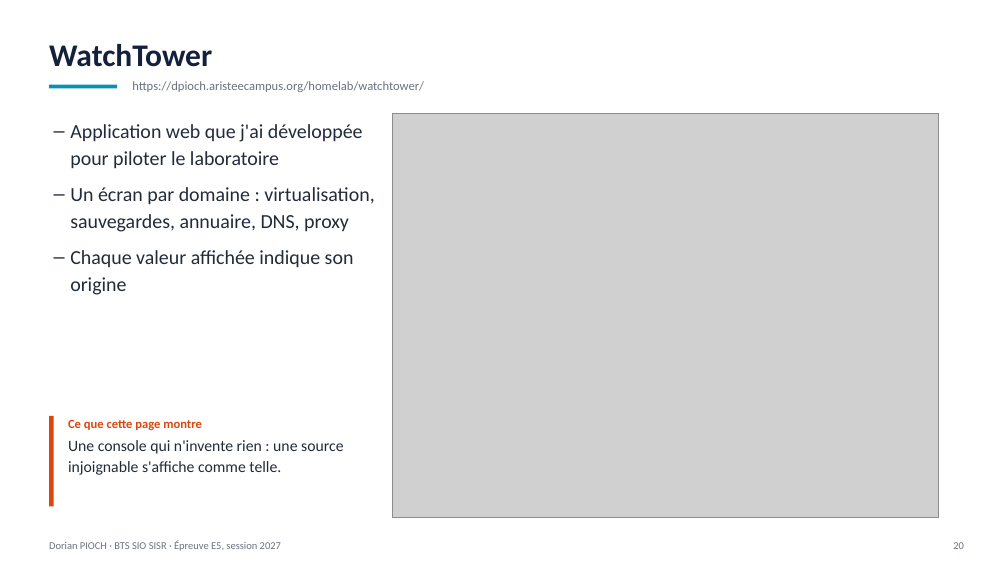
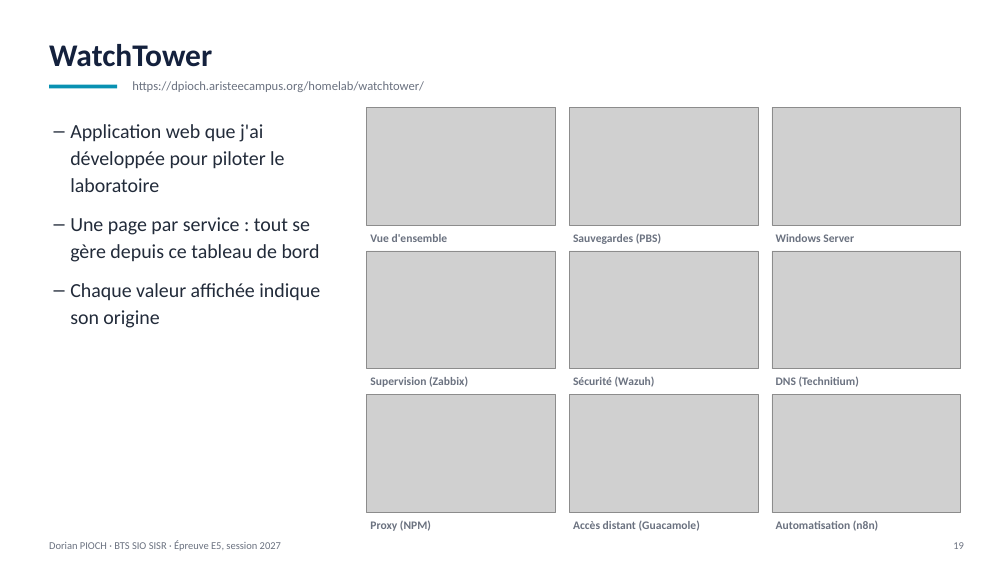
Before and after one commit to Dozyxio/dorian-pioch-e5-fichiers, a slide deck: slide 19 of Portfolio_E5_Dorian_Pioch_2027.pptx (slide 20 before the commit). Drawn at 1008x567 pixels with LibreOffice and Linux fonts; fonts in the diff are those of the drawing; grey boxes stand for pictures. Boxes give left, top, right and bottom in pixels: in the first picture for what was removed or moved away, otherwise in the second. Text is boxed around its words. In the diff, an @@ line names an element or a change of style, - is before the commit and + after.

Commit message:
E5: présentation mise à jour avec les commentaires (50 diapositives), tableau et annexe alignés

```diff
--- a/Portfolio_E5_Dorian_Pioch_2027.pptx
+++ b/Portfolio_E5_Dorian_Pioch_2027.pptx
@@ picture added at (x1=367, y1=107, x2=556, y2=225) @@
@@ picture removed at (x1=392, y1=113, x2=938, y2=518) @@
@@ picture added at (x1=569, y1=107, x2=758, y2=225) @@
@@ picture added at (x1=772, y1=107, x2=961, y2=225) @@
@@ text at (x1=70, y1=124, x2=320, y2=328): more space between paragraphs @@
@@ text at (x1=70, y1=217, x2=320, y2=262): text changed @@
-– Un écran par domaine : virtualisation, sauvegardes, annuaire, DNS, proxy
+– Une page par service : tout se gère depuis ce tableau de bord
@@ text added at (x1=370, y1=234, x2=448, y2=242), 11 pt, text #6B7280, bold @@
+Vue d'ensemble
@@ text added at (x1=573, y1=233, x2=661, y2=244), 11 pt, text #6B7280, bold @@
+Sauvegardes (PBS)
@@ text added at (x1=776, y1=234, x2=854, y2=242), 11 pt, text #6B7280, bold @@
+Windows Server
@@ picture added at (x1=367, y1=251, x2=556, y2=369) @@
@@ picture added at (x1=569, y1=251, x2=758, y2=369) @@
@@ picture added at (x1=772, y1=251, x2=961, y2=369) @@
@@ text added at (x1=370, y1=376, x2=468, y2=387), 11 pt, text #6B7280, bold @@
+Supervision (Zabbix)
@@ text added at (x1=573, y1=377, x2=655, y2=387), 11 pt, text #6B7280, bold @@
+Sécurité (Wazuh)
@@ text added at (x1=776, y1=376, x2=859, y2=387), 11 pt, text #6B7280, bold @@
+DNS (Technitium)
@@ rectangle removed at (x1=49, y1=416, x2=54, y2=507) @@
@@ text removed at (x1=68, y1=419, x2=343, y2=475) @@
-Ce que cette page montre
-Une console qui n'invente rien : une source injoignable s'affiche comme telle.
@@ picture added at (x1=367, y1=395, x2=556, y2=513) @@
@@ picture added at (x1=569, y1=395, x2=758, y2=513) @@
@@ picture added at (x1=772, y1=395, x2=961, y2=513) @@
@@ text added at (x1=370, y1=520, x2=431, y2=531), 11 pt, text #6B7280, bold @@
+Proxy (NPM)
@@ text added at (x1=573, y1=520, x2=700, y2=531), 11 pt, text #6B7280, bold @@
+Accès distant (Guacamole)
@@ text added at (x1=776, y1=520, x2=878, y2=531), 11 pt, text #6B7280, bold @@
+Automatisation (n8n)
@@ text at (x1=953, y1=542, x2=964, y2=549): text changed @@
-20
+19
```
Also in this commit, not shown: 45 other slides changed, 3 slides removed, 3 other files.
